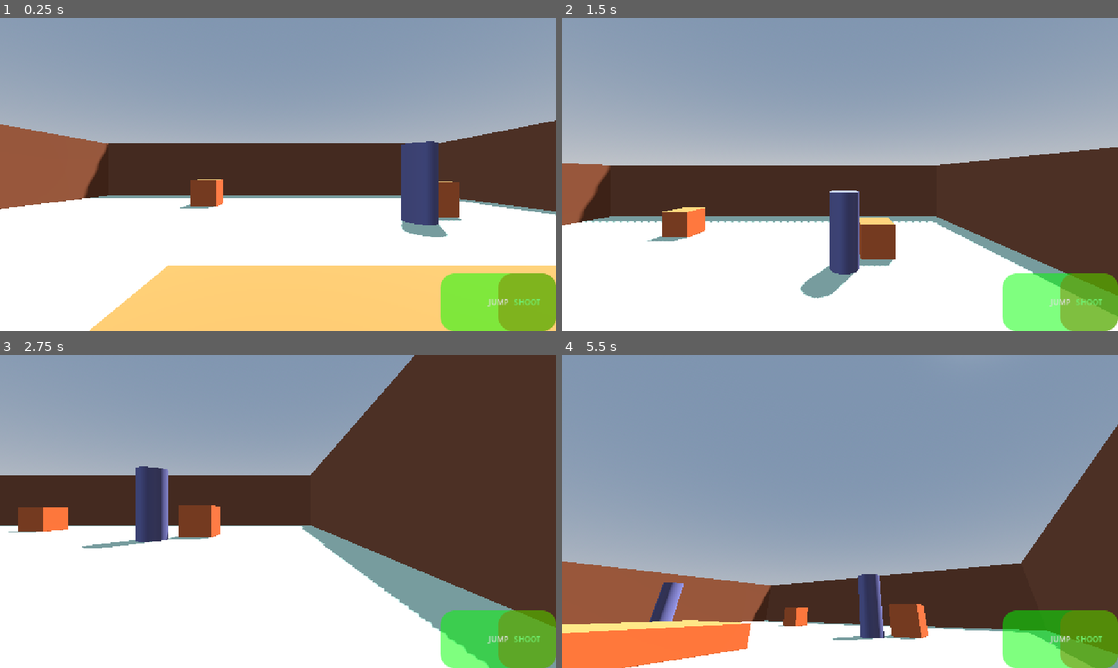
Above: before the commit, frames 1-4 (two rows, left to right).
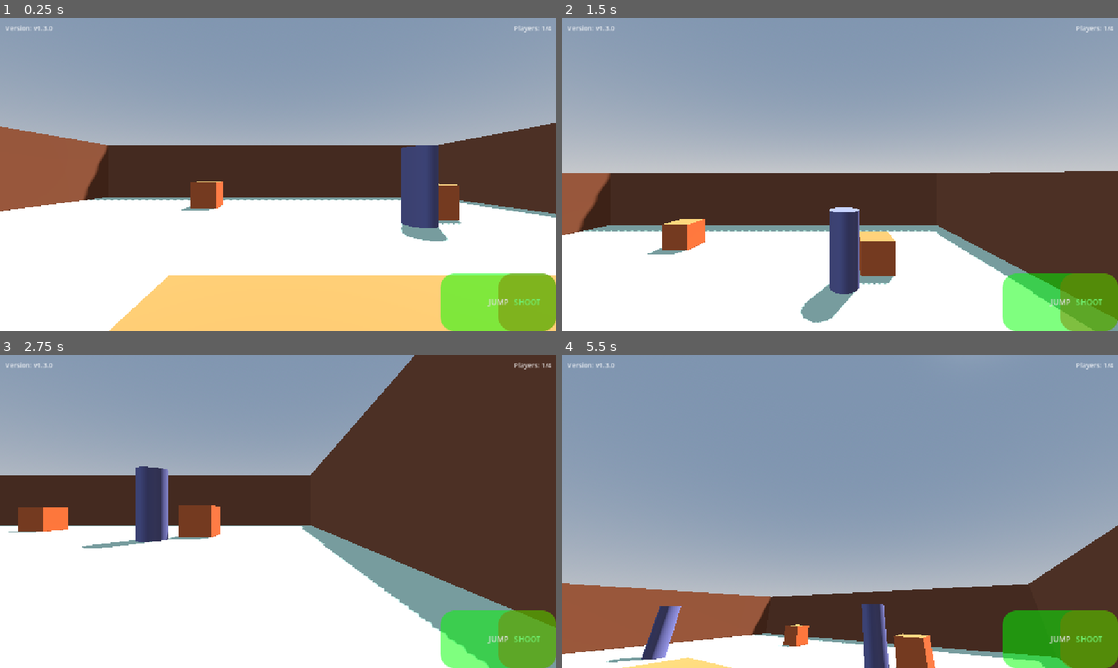
Above: after the commit, the same moments.

Repository: shikiuku/SimpleFPS
Game: Godot game, scene res://scenes/TestLevel.tscn
Two runs of this game, one before a commit and one after it. Both use one fixed random seed, a clock stepped at 60 frames per second and the inputs below. This scene is started directly instead of the project's main scene.
Inputs (mouse positions are in pixels of both pictures, inside the frame that each line leads up to):
- Up to frame 1 (0.25 s): no input
- Up to frame 2 (1.5 s): move the mouse to (962, 158) at 0.52 s; hold D (move_right) 0.53-1.25 s; hold Shift (run) 0.53-1.25 s; click (962, 158) at 0.67 s; tap Space (jump) at 0.77 s; drag from (728, 190) to (812, 237) at 1.27 s
- Up to frame 3 (2.75 s): move the mouse to (333, 442) at 2.02 s; hold D (move_right) from 2.03 s (still down); hold Shift (run) from 2.03 s (still down)
- Up to frame 4 (5.5 s): release D (move_right) at 2.75 s; release Shift (run) at 2.75 s; drag from (812, 574) to (673, 464) at 2.77 s; move the mouse to (1006, 558) at 3.52 s; hold A (move_left) 3.53-4.25 s; hold Shift (run) 3.53-4.25 s; tap Space (jump) at 3.77 s; drag from (673, 464) to (756, 433) at 4.27 s; move the mouse to (867, 511) at 5.02 s; hold S (move_backward) from 5.03 s (still down); hold Shift (run) from 5.03 s (still down); click (867, 511) at 5.17 s

The runs differ from the first frame. In frame 1, 5.0% of the frame differs, in the area x 0-100%, y 2-100%; in frame 2, 13%; in frame 3, 0.1%; in frame 4, 19%.

Commit message:
ゲームプレイUI追加: バージョン表示(v1.3.0)と接続者数表示をプレイ画面に実装
🤖 Generated with [Claude Code](https://claude.ai/code)

Co-Authored-By: Claude <noreply@anthropic.com>

Diff:
--- /dev/null
+++ b/scenes/GameUI.tscn
@@ -0,0 +1,33 @@
+[gd_scene load_steps=3 format=3 uid="uid://bxg7s6yv3makn"]
+
+[ext_resource type="Script" path="res://scripts/GameUI.gd" id="1_gameui"]
+
+[sub_resource type="LabelSettings" id="LabelSettings_1"]
+font_color = Color(1, 1, 1, 0.8)
+font_size = 14
+
+[node name="GameUI" type="CanvasLayer"]
+script = ExtResource("1_gameui")
+
+[node name="VersionLabel" type="Label" parent="."]
+anchors_preset = 2
+anchor_top = 0.0
+anchor_bottom = 0.0
+offset_left = 10.0
+offset_top = 10.0
+offset_right = 150.0
+offset_bottom = 40.0
+text = "Version: 1.0.0"
+label_settings = SubResource("LabelSettings_1")
+
+[node name="PlayerCountLabel" type="Label" parent="."]
+anchors_preset = 1
+anchor_left = 1.0
+anchor_right = 1.0
+offset_left = -150.0
+offset_top = 10.0
+offset_right = -10.0
+offset_bottom = 40.0
+text = "Players: 1/4"
+label_settings = SubResource("LabelSettings_1")
+horizontal_alignment = 2
--- a/scenes/TestLevel.tscn
+++ b/scenes/TestLevel.tscn
@@ -29,7 +29,7 @@
 bounce = 0.8
 
 [sub_resource type="BoxShape3D" id="BoxShape3D_obstacle"]
-size = Vector3(2, 2, 2)
+size = Vector3(5.83069, 2, 6.1792)
 
 [sub_resource type="BoxMesh" id="BoxMesh_obstacle"]
 size = Vector3(2, 2, 2)
@@ -120,6 +120,7 @@
 physics_material_override = SubResource("PhysicsMaterial_bounce")
 
 [node name="CollisionShape3D" type="CollisionShape3D" parent="Obstacle1"]
+transform = Transform3D(1, 0, 0, 0, 1, 0, 0, 0, 1, 10.1105, -1.02531, -0.543701)
 shape = SubResource("BoxShape3D_obstacle")
 
 [node name="MeshInstance3D" type="MeshInstance3D" parent="Obstacle1"]
@@ -165,6 +166,7 @@
 physics_material_override = SubResource("PhysicsMaterial_bounce")
 
 [node name="CollisionShape3D" type="CollisionShape3D" parent="Pillar1"]
+transform = Transform3D(1, 0, 0, 0, 1, 0, 0, 0, 1, 8.05256, 0, -18.2354)
 shape = SubResource("CylinderShape3D_pillar")
 
 [node name="MeshInstance3D" type="MeshInstance3D" parent="Pillar1"]
--- /dev/null
+++ b/scripts/GameUI.gd
@@ -0,0 +1,40 @@
+extends CanvasLayer
+
+@onready var version_label = $VersionLabel
+@onready var player_count_label = $PlayerCountLabel
+
+# ゲームのバージョン
+const VERSION = "v1.3.0"
+
+func _ready():
+	# バージョンを表示
+	version_label.text = "Version: " + VERSION
+
+	# プレイヤー数の初期設定
+	update_player_count()
+
+	# プレイヤー数を定期的に更新
+	var timer = Timer.new()
+	timer.wait_time = 1.0
+	timer.timeout.connect(_on_update_timer)
+	timer.autostart = true
+	add_child(timer)
+
+	print("GameUI initialized - Version: ", VERSION)
+
+func _on_update_timer():
+	update_player_count()
+
+func update_player_count():
+	var peer_count = 1  # 自分
+
+	# マルチプレイヤーが有効な場合
+	if multiplayer.has_multiplayer_peer():
+		peer_count = multiplayer.get_peers().size() + 1  # +1 for self
+
+	player_count_label.text = "Players: " + str(peer_count) + "/4"
+
+	# デバッグ情報
+	if multiplayer.has_multiplayer_peer():
+		var peers = multiplayer.get_peers()
+		print("Connected peers: ", peers, " Total players: ", peer_count)
--- a/scripts/SimpleFPSController.gd
+++ b/scripts/SimpleFPSController.gd
@@ -42,6 +42,7 @@
 	if is_multiplayer_authority():
 		# 自分のプレイヤー（ローカル）
 		setup_mobile_ui()
+		setup_game_ui()
 
 		# PCの場合のみマウスをキャプチャ
 		if not _is_mobile():
@@ -77,6 +78,14 @@
 	mobile_ui.shoot_pressed.connect(_on_mobile_shoot)
 	mobile_ui.jump_pressed.connect(_on_mobile_jump)
 
+func setup_game_ui():
+	# GameUIを読み込み（全プレイヤーで共有、1回だけ作成）
+	if get_tree().current_scene.get_node_or_null("GameUI") == null:
+		var game_ui_scene = preload("res://scenes/GameUI.tscn")
+		var game_ui = game_ui_scene.instantiate()
+		get_tree().current_scene.add_child(game_ui)
+		print("GameUI added to scene")
+
 func _on_mobile_move_input(direction: Vector2):
 	mobile_movement = direction
 
Not shown, added: scripts/GameUI.gd.uid
Not shown, changed: build/Simple FPS.pck
Not shown, changed: web-build/index.html
Not shown, changed: web-build/index.pck
